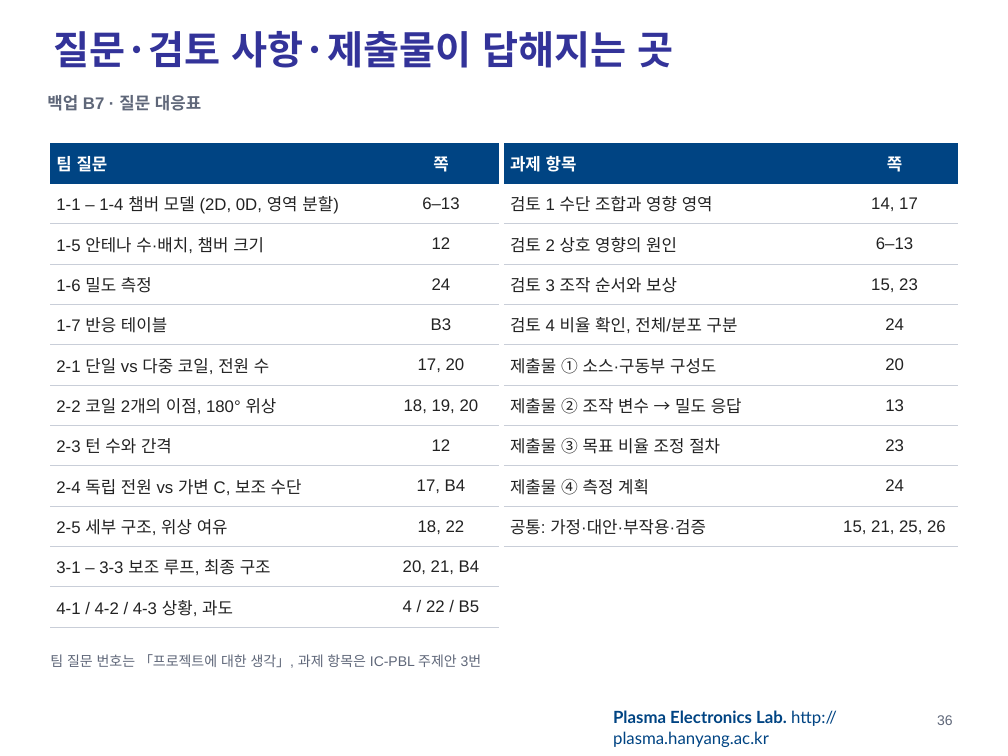
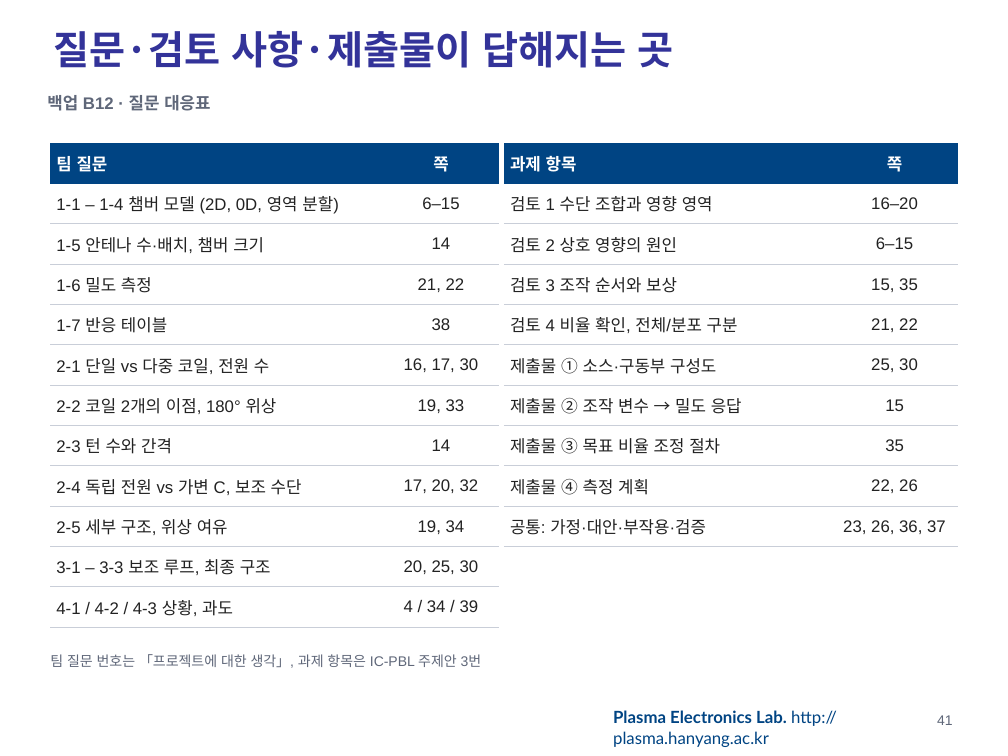
Before and after one commit to garlicjam-pyo/plasma, a slide deck: slide 41 of presentations/1차발표_최종.pptx (slide 36 before the commit). Drawn at 1008x756 pixels with LibreOffice and Linux fonts; fonts in the diff are those of the drawing; background and template pictures are left out. Boxes give left, top, right and bottom in pixels: in the first picture for what was removed or moved away, otherwise in the second. Text is boxed around its words. In the diff, an @@ line names an element or a change of style, - is before the commit and + after.

```diff
--- a/presentations/1차발표_최종.pptx
+++ b/presentations/1차발표_최종.pptx
@@ text at [47,95,210,111]: text changed @@
-백업 B7 · 질문 대응표
+백업 B12 · 질문 대응표
@@ table at [50,143,499,627] @@
-row 2, column 2: 6–13
+row 2, column 2: 6–15
-row 3, column 2: 12
+row 3, column 2: 14
-row 4, column 2: 24
+row 4, column 2: 21, 22
-row 5, column 2: B3
+row 5, column 2: 38
-row 6, column 2: 17, 20
+row 6, column 2: 16, 17, 30
-row 7, column 2: 18, 19, 20
+row 7, column 2: 19, 33
-row 8, column 2: 12
+row 8, column 2: 14
-row 9, column 2: 17, B4
+row 9, column 2: 17, 20, 32
-row 10, column 2: 18, 22
+row 10, column 2: 19, 34
-row 11, column 2: 20, 21, B4
+row 11, column 2: 20, 25, 30
-row 12, column 2: 4 / 22 / B5
+row 12, column 2: 4 / 34 / 39
@@ table at [504,143,958,546] @@
-row 2, column 2: 14, 17
+row 2, column 2: 16–20
-row 3, column 2: 6–13
+row 3, column 2: 6–15
-row 4, column 2: 15, 23
+row 4, column 2: 15, 35
-row 5, column 2: 24
+row 5, column 2: 21, 22
-row 6, column 2: 20
+row 6, column 2: 25, 30
-row 7, column 2: 13
+row 7, column 2: 15
-row 8, column 2: 23
+row 8, column 2: 35
-row 9, column 2: 24
+row 9, column 2: 22, 26
-row 10, column 2: 15, 21, 25, 26
+row 10, column 2: 23, 26, 36, 37
@@ page number at [937,715,953,725]: text changed @@
-36
+41
```
Also in this commit, not shown: 32 other slides changed, 7 slides added, 2 slides removed, 8 other files.
